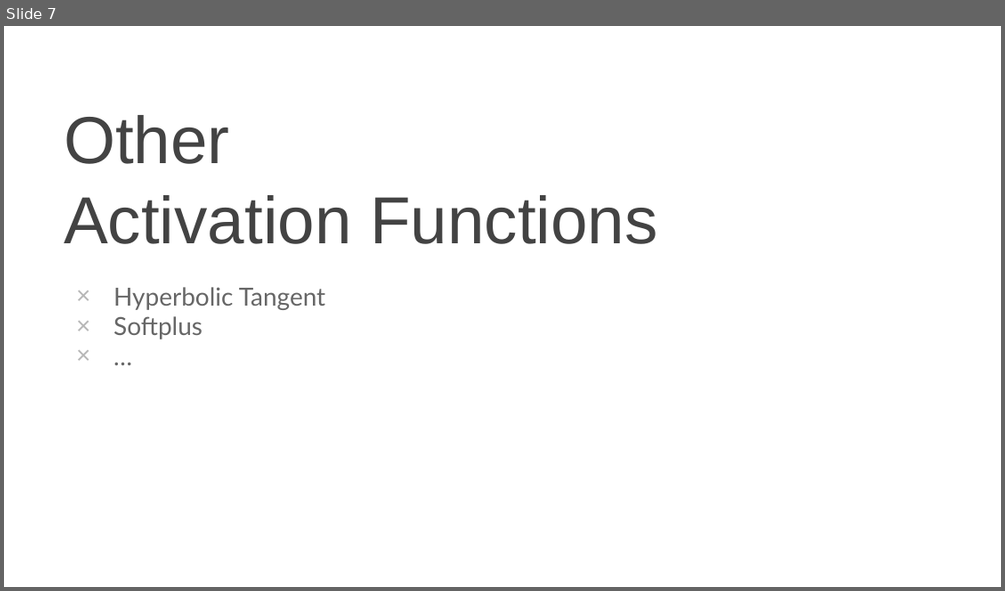
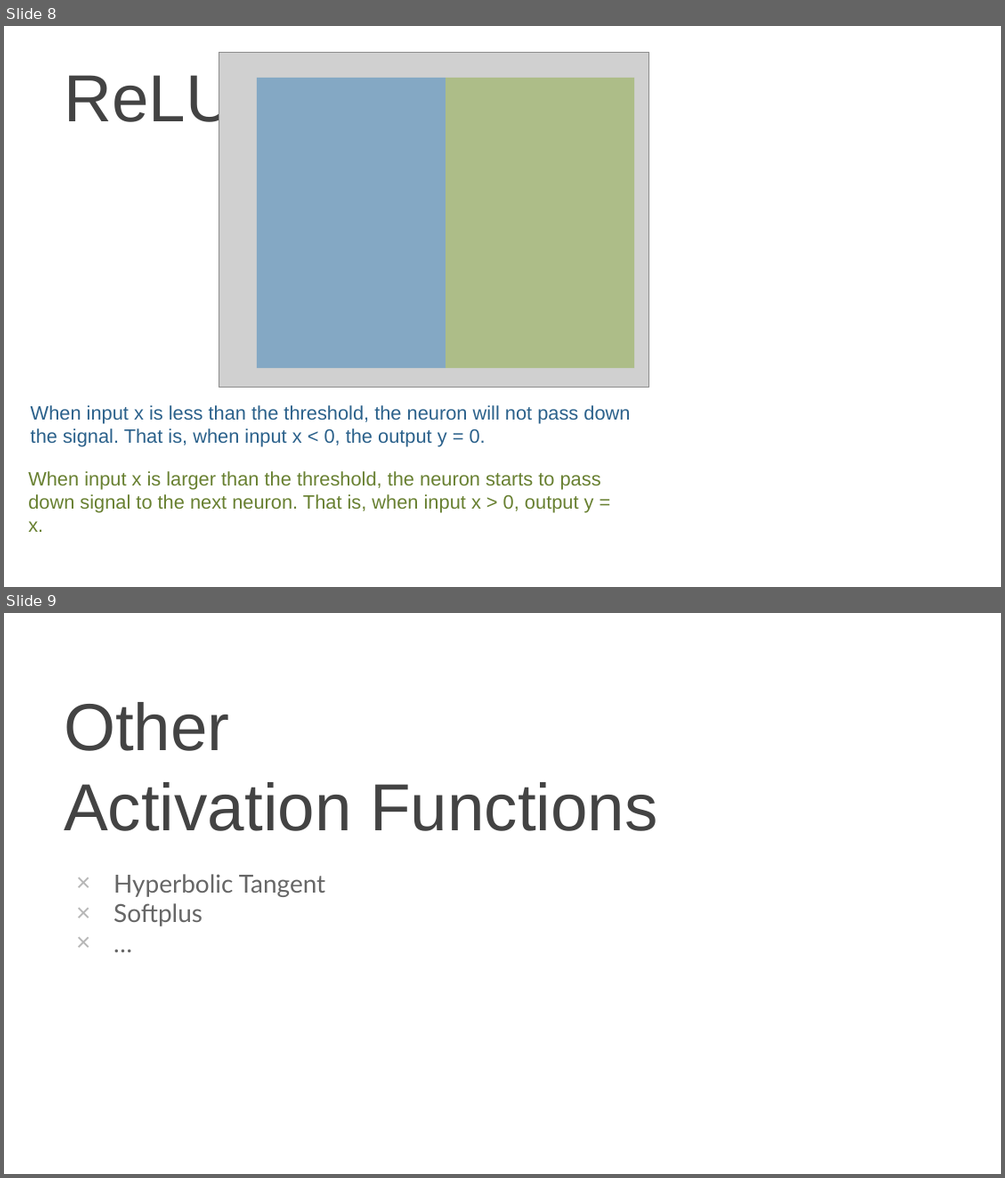
Before and after one commit to Errrneist/Multi-Layer_Perception, a slide deck: Chapter 2/Chapter2-L3-Activation_Function.pptx. Shown one above the other, each under a label of ours: slide 7 before the commit, slides 8 and 9 after it. The pictures are 1005x591 and 1005x1178 pixels, drawn with LibreOffice and Linux fonts; fonts in the diff are those of the drawing; grey boxes stand for pictures; background and template pictures are left out. Boxes give left, top, right and bottom in pixels: in the first picture for what was removed or moved away, otherwise in the second. Text is boxed around its words. In the diff, an @@ line names an element or a change of style, - is before the commit and + after.

```diff
--- a/Chapter 2/Chapter2-L3-Activation_Function.pptx
+++ b/Chapter 2/Chapter2-L3-Activation_Function.pptx
@@ slide 8 added at [4,26,1001,587], background picture (left out) @@
@@ picture added at [219,52,649,386] @@
@@ title added at [64,69,234,134], 48 pt, text #434343 @@
+ReLU
@@ rectangle added at [256,78,445,368], fill #3A81BA at 50% opacity @@
@@ rectangle added at [445,78,634,368], fill #8BAB42 at 50% opacity @@
@@ text added at [31,405,630,447], 14 pt, text #2B618B @@
+When input x is less than the threshold, the neuron will not pass down the signal. That is, when input x < 0, the output y = 0.
@@ text added at [28,471,601,513], 14 pt, text #688031 @@
+When input x is larger than the threshold, the neuron starts to pass down signal to the next neuron. That is, when input x > 0, output y = x.
@@ page number added at [928,535,987,578], 18 pt, text #FFFFFF @@
+8
@@ what was slide 7 is now slide 9 @@
```
Also in this commit, not shown: 3 slides changed, 1 other slide added.
